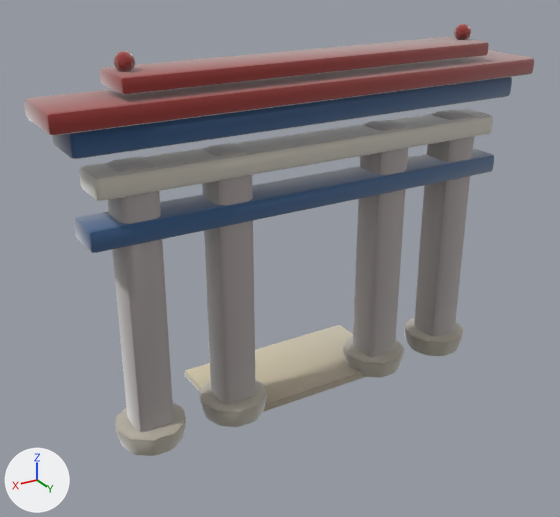
What one commit did to the glTF model assets/models/gates/d419ab57.glb.
Camera for both pictures: a 50 mm lens placed at (4.53, 6.91, 5.28), pointed at (0.19, -0.33, 1.66). The lights are fixed; the arrows at lower left show +X, +Y and +Z. The older version comes first. Vertices at exactly the same position are counted once.

The older version as bpy lines, for what is in view:
```python
me_gate_d419ab57 = bpy.data.meshes.new('gate_d419ab57')
me_gate_d419ab57.from_pydata(...)  # 1232 vertices, 2400 faces; spans x -2.9..2.9, y -1.0..0.42, z -0.01..4.24
# faces by material slot: [540, 1120, 216, 216, 200, 108]
me_gate_d419ab57.materials.append(mat_clay__d9d3c6_0_93)
me_gate_d419ab57.materials.append(mat_clay__b9b2a2_0_93)
me_gate_d419ab57.materials.append(mat_clay__2e5c8c_0_93)
me_gate_d419ab57.materials.append(mat_clay__9e2b25_0_93)
me_gate_d419ab57.materials.append(mat_clay__9e2b25_0_95)
me_gate_d419ab57.materials.append(mat_clay__d8cca8_0_93)
ob_gate_d419ab57 = bpy.data.objects.new('gate_d419ab57', me_gate_d419ab57)
ob_gate_d419ab57.location = (0.0, 0.0, 0.0)
```
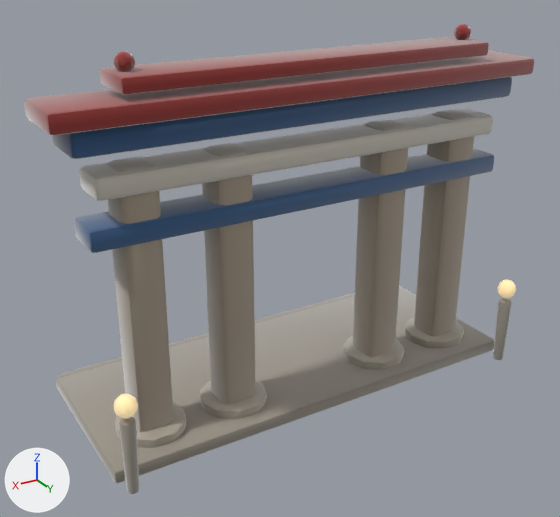
Changed parts and their boxes (x1, y1, x2, y2) in the pictures (560 x 517 px):
'gate_d419ab57', reshaped (9% taller)
    before: (24, 24, 534, 456)
    after: (24, 24, 534, 494)
part 1 of me_gate_d419ab57, added
    after: (497, 280, 516, 298)
part 2 of me_gate_d419ab57, added (beige)
    after: (114, 394, 138, 419)
part 3 of me_gate_d419ab57, added
    after: (493, 298, 512, 360)
part 4 of me_gate_d419ab57, added
    after: (119, 417, 140, 494)
part 5 of me_gate_d419ab57, added
    after: (56, 285, 495, 483)
part 6 of me_gate_d419ab57, added (mostly hidden)
    after: (58, 293, 355, 378)
part 7 of me_gate_d419ab57, recoloured
    before: (115, 136, 474, 456)
    after: (115, 136, 474, 448)

Patch to the scene script:
```diff
--- a/assets/models/gates/d419ab57.glb.py
+++ b/assets/models/gates/d419ab57.glb.py
@@ mat_clay__ffe2a8_0_95__ffe2a8 @@
+mat_clay__ffe2a8_0_95__ffe2a8 = bpy.data.materials.new('clay_#FFE2A8_0.95_#FFE2A8')
+# nodes: BsdfPrincipled, Mix, OutputMaterial, VertexColor
+# colours: beige #bca67a, beige #ffe2a8, mixed with the vertex colours
@@ mat_clay__9e978a_0_93 @@
+mat_clay__9e978a_0_93 = bpy.data.materials.new('clay_#9E978A_0.93_-')
+# nodes: BsdfPrincipled, Mix, OutputMaterial, VertexColor
+# colours: grey #9e978a, mixed with the vertex colours
@@ me_gate_d419ab57 @@
 # used by ob_gate_d419ab57; location = (0.0, 0.0, 0.0)
-me_gate_d419ab57.from_pydata(...)  # 1232 vertices, 2400 faces; spans x -2.9..2.9, y -1.0..0.42, z -0.01..4.24
+me_gate_d419ab57.from_pydata(...)  # 1732 vertices, 3372 faces; spans x -2.9..2.9, y -1.71..0.84, z -0.01..4.24
+# me_gate_d419ab57 part 1: the loose piece of 52 vertices spanning x -2.15..-1.95, y -0.06..0.13, z 4.04..4.24 is copied, and the copy is scaled about its middle by (1.21, 1.2, 1.21), then moved by (-0.5, 0.68, -3.12), in mat_clay__ffe2a8_0_95__ffe2a8; it spans x -2.67..-2.43, y 0.61..0.84, z 0.9..1.14
+# me_gate_d419ab57 part 2: a new loose piece, a UV sphere (10 segments, 6 rings, poles along z) spanning x 2.43..2.67, y 0.61..0.83, z 0.9..1.14, in mat_clay__ffe2a8_0_95__ffe2a8
+# me_gate_d419ab57 part 3: a new loose piece of 114 vertices spanning x -2.64..-2.47, y 0.63..0.8, z 0.0..0.86, in mat_clay__9e978a_0_93
+# me_gate_d419ab57 part 4: a new loose piece of 114 vertices spanning x 2.46..2.63, y 0.63..0.8, z 0.0..0.86, in mat_clay__9e978a_0_93
+# me_gate_d419ab57 part 5: a new loose piece of 56 vertices spanning x -2.68..2.68, y -1.55..0.55, z 0.0..0.16, in mat_clay__9e978a_0_93
+# me_gate_d419ab57 part 6: a new loose piece of 56 vertices spanning x -2.61..2.61, y -1.71..-1.37, z 0.0..0.12, in mat_clay__9e978a_0_93
+# me_gate_d419ab57 part 7: 2307 kept faces spanning x -2.9..2.9, y -1.0..0.42, z -0.01..4.23 get new vertex colours
+# other edits to the shape of me_gate_d419ab57 do not show in these pictures
 me_gate_d419ab57.materials.append(mat_clay__d9d3c6_0_93)
@@ me_gate_d419ab57 @@
 me_gate_d419ab57.materials.append(mat_clay__d8cca8_0_93)
+me_gate_d419ab57.materials.append(mat_clay__9e978a_0_93)
+me_gate_d419ab57.materials.append(mat_clay__ffe2a8_0_95__ffe2a8)
```
